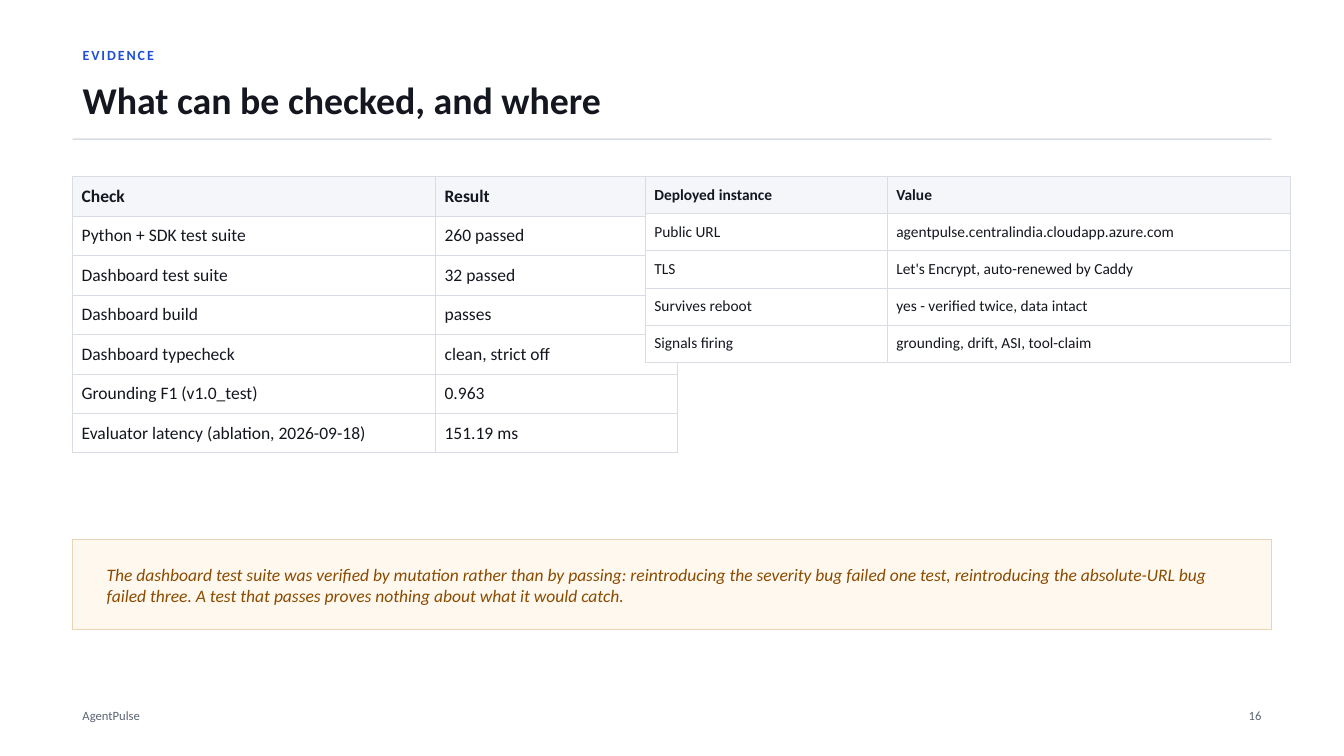
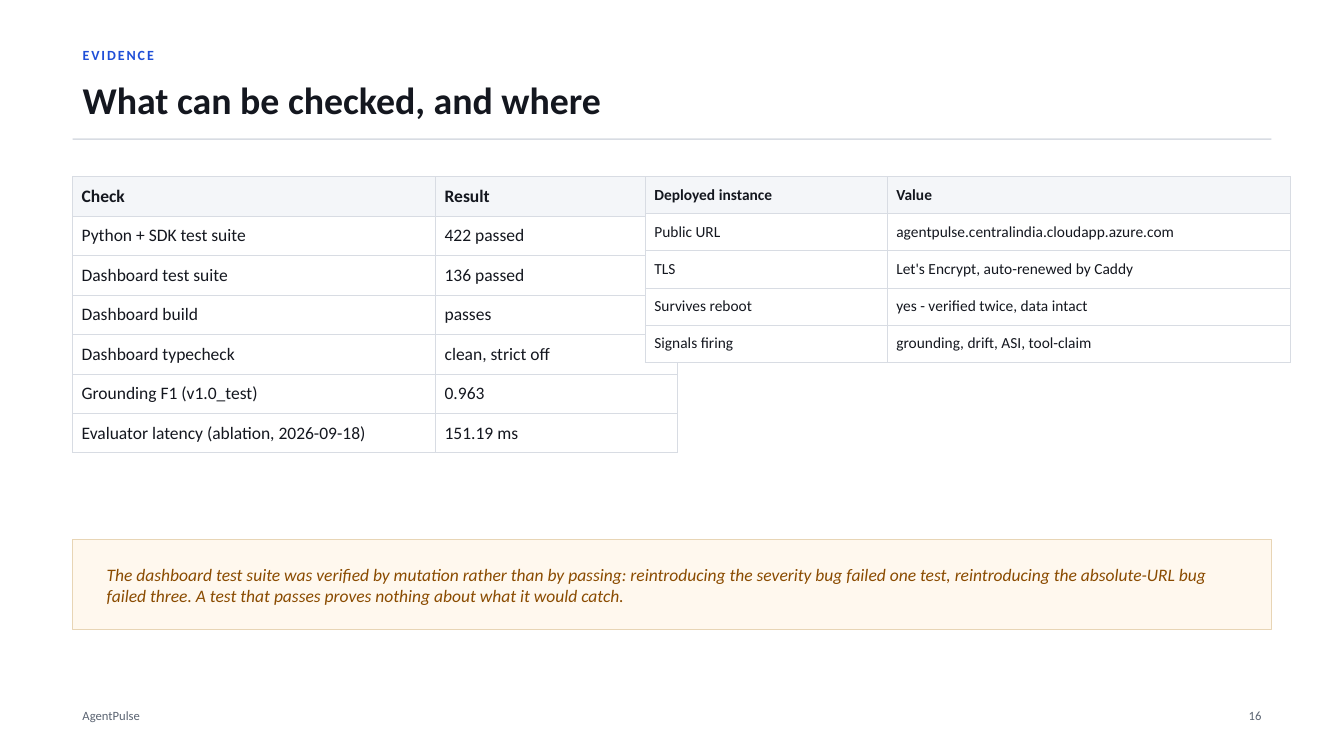
Before and after one commit to Soum-Code/agentpulse, a slide deck: slide 17 of presentation/AgentPulse_Project_Deck.pptx. Drawn at 1344x756 pixels with LibreOffice and Linux fonts; fonts in the diff are those of the drawing. Boxes give left, top, right and bottom in pixels: in the first picture for what was removed or moved away, otherwise in the second. Text is boxed around its words. In the diff, an @@ line names an element or a change of style, - is before the commit and + after.

```diff
--- a/presentation/AgentPulse_Project_Deck.pptx
+++ b/presentation/AgentPulse_Project_Deck.pptx
@@ table at [73, 176, 678, 446] @@
-row 2, column 2: 260 passed
+row 2, column 2: 422 passed
-row 3, column 2: 32 passed
+row 3, column 2: 136 passed
```
Also in this commit, not shown: 4 other slides changed, 28 other files.
